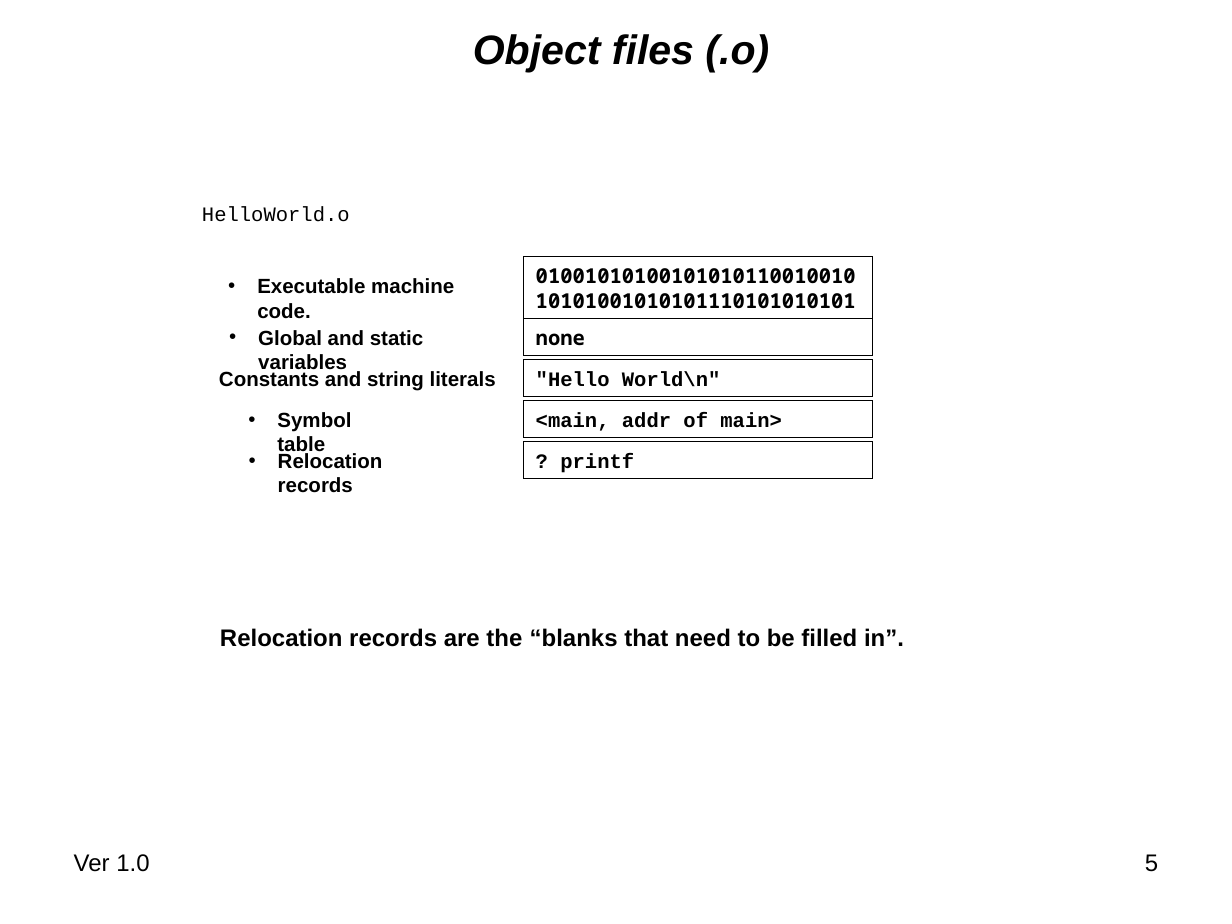
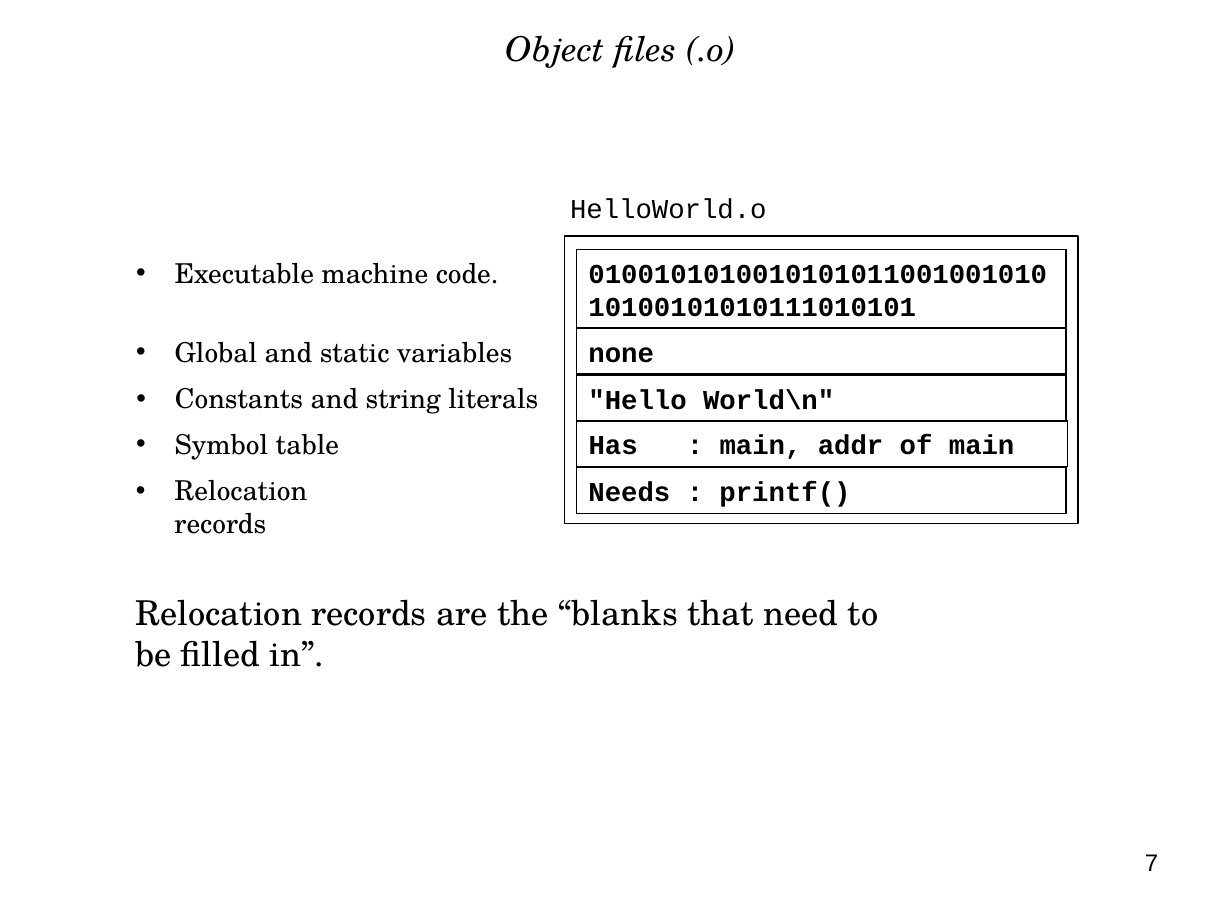
Before and after one commit to nasa/trick, a slide deck: slide 7 of share/doc/trick/Compiling_and_Linking_Overview.ppt (slide 5 before the commit). Drawn at 1232x924 pixels with LibreOffice and Linux fonts; fonts in the diff are those of the drawing; background and template pictures are left out. Boxes give left, top, right and bottom in pixels: in the first picture for what was removed or moved away, otherwise in the second. Text is boxed around its words. In the diff, an @@ line names an element or a change of style, - is before the commit and + after.

```diff
--- a/share/doc/trick/Compiling_and_Linking_Overview.ppt
+++ b/share/doc/trick/Compiling_and_Linking_Overview.ppt
@@ title "Object files (.o)" at box(506, 35, 736, 68): size 24 to 20 pt, font Arial to TeX Gyre Schola, bold off @@
@@ text "HelloWorld.o" at box(570, 199, 767, 219): size 12 to 16 pt @@
@@ text "HelloWorld.o": place and size @@
-text "HelloWorld.o" at box(202, 207, 350, 222)
+text "HelloWorld.o" at box(570, 199, 767, 219)
@@ rectangle added at box(564, 237, 1078, 524), outline #000000 0.74 pt @@
@@ text "Executable machine code.": place and size @@
-text "Executable machine code." at box(257, 278, 454, 319)
+text "Executable machine code." at box(175, 263, 499, 284)
@@ rectangle removed at box(524, 256, 872, 318) @@
-0100101010010101011001001010101001010101110101010101
@@ rectangle added at box(577, 250, 1067, 329), outline #000000 0.74 pt, 16 pt, text #000000, bold @@
+010010101001010101100100101010100101010111010101
@@ text "Global and static variables": place and size @@
-text "Global and static variables" at box(258, 330, 424, 374)
+text "Global and static variables" at box(175, 342, 512, 363)
@@ rectangle "none": place and size @@
-rectangle "none" at box(524, 318, 872, 355)
+rectangle "none" at box(577, 329, 1067, 375)
@@ rectangle "none" at box(577, 329, 1067, 375): size 12 to 16 pt, font Noto Sans Mono to Courier New @@
@@ text "Constants and string literals": place and size @@
-text "Constants and string literals" at box(219, 371, 496, 391)
+text "Constants and string literals" at box(175, 388, 538, 414)
@@ text "Constants and string literals" at box(175, 388, 538, 414): size 12 to 16 pt, font Arial to TeX Gyre Schola, bold off; bullet none to • @@
@@ rectangle ""Hello World\n"": place and size @@
-rectangle ""Hello World\n"" at box(524, 360, 872, 397)
+rectangle ""Hello World\n"" at box(577, 376, 1067, 421)
@@ rectangle ""Hello World\n"" at box(577, 376, 1067, 421): size 12 to 16 pt @@
@@ size 12 to 16 pt, font Arial to TeX Gyre Schola, bold off; indent changed in 4 elements at box(175, 263, 499, 284), box(175, 342, 512, 363), box(174, 480, 307, 534), box(175, 434, 339, 460) @@
@@ text "Symbol table": place and size @@
-text "Symbol table" at box(277, 412, 351, 456)
+text "Symbol table" at box(175, 434, 339, 460)
@@ rectangle "Has : main, addr of ...": place and size @@
-rectangle "Has : main, addr of ..." at box(524, 400, 872, 437)
+rectangle "Has : main, addr of ..." at box(577, 421, 1068, 467)
@@ text in rectangle at box(589, 435, 1015, 459): text changed; size 12 to 16 pt @@
-<main, addr of main>
+Has : main, addr of main
@@ text "Relocation records": place and size @@
-text "Relocation records" at box(278, 453, 383, 493)
+text "Relocation records" at box(174, 480, 307, 534)
@@ rectangle "Needs : printf()": place and size @@
-rectangle "Needs : printf()" at box(524, 441, 872, 478)
+rectangle "Needs : printf()" at box(577, 468, 1067, 514)
@@ text in rectangle at box(588, 482, 850, 507): text changed; size 12 to 16 pt @@
-? printf
+Needs : printf()
@@ text "Relocation records are the “blanks ...": place and size @@
-text "Relocation records are the “blanks ..." at box(220, 628, 904, 647)
+text "Relocation records are the “blanks ..." at box(135, 599, 879, 667)
@@ text "Relocation records are the “blanks ..." at box(135, 599, 879, 667): size 14 to 20 pt, font Arial to TeX Gyre Schola, bold off @@
@@ text removed at box(74, 854, 149, 872) @@
-Ver 1.0
@@ page number at box(1145, 854, 1158, 871): text changed @@
-5
+7
```
Also in this commit, not shown: 7 other slides changed, 3 slides added, 1 slide removed, 1 other file.
